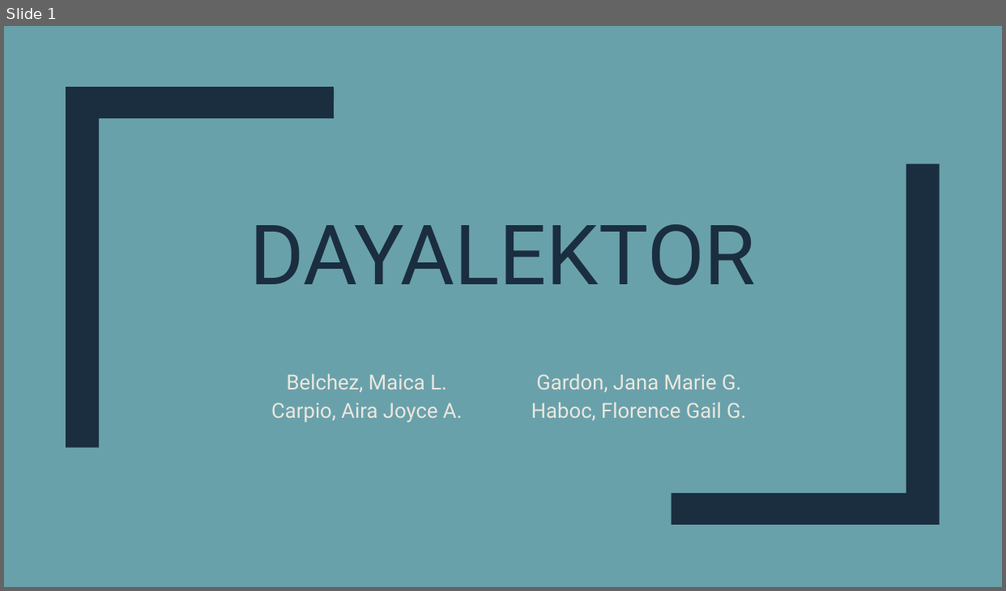
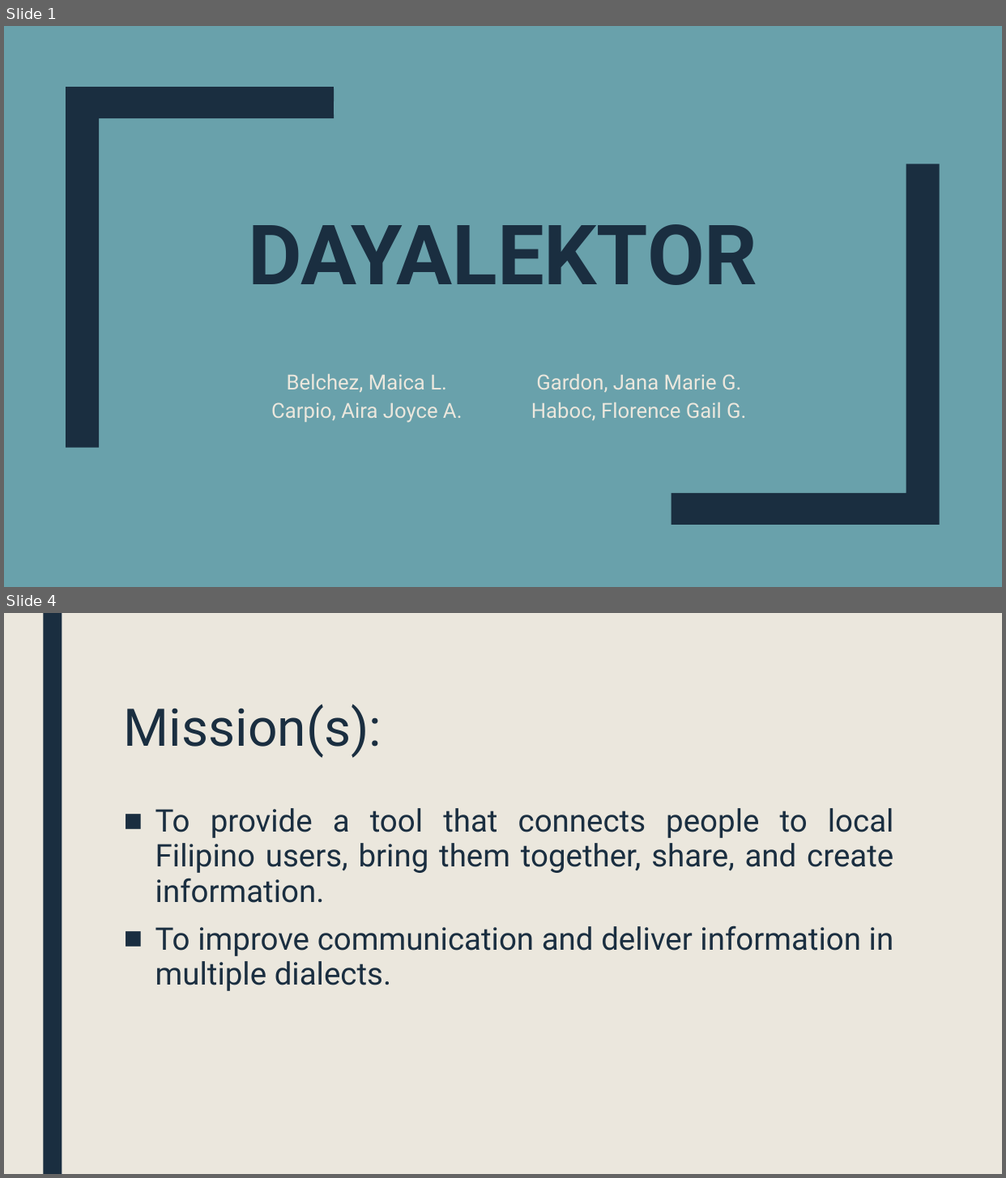
Before and after one commit to mlbelchez/Project---TENTREP, a slide deck: Presentation/PPT/Presentation 2.pptx. Shown one above the other, each under a label of ours: slide 1 before the commit, slides 1 and 4 after it; the slides between them are not shown. The pictures are 1006x591 and 1006x1178 pixels, drawn with LibreOffice and Linux fonts; fonts in the diff are those of the drawing. Boxes give left, top, right and bottom in pixels: in the first picture for what was removed or moved away, otherwise in the second. Text is boxed around its words. In the diff, an @@ line names an element or a change of style, - is before the commit and + after.

```diff
--- a/Presentation/PPT/Presentation 2.pptx
+++ b/Presentation/PPT/Presentation 2.pptx
@@ slide 4 added at (x1=4, y1=613, x2=1002, y2=1174), background #EBE7DD @@
@@ rectangle added at (x1=43, y1=613, x2=62, y2=1174), fill #1A2E40 @@
@@ title added at (x1=124, y1=704, x2=381, y2=758), 50 pt, text #1A2E40 @@
+Mission(s):
@@ text added at (x1=155, y1=808, x2=894, y2=991), 30 pt, text #1A2E40 @@
+■ To provide a tool that connects people to local Filipino users, bring them together, share, and create information.
+■ To improve communication and deliver information in multiple dialects.
@@ slide 1 changed as well @@
@@ title "DAYALEKTOR" at (x1=248, y1=224, x2=757, y2=285): bold on @@
```
Also in this commit, not shown: 6 other slides added.
